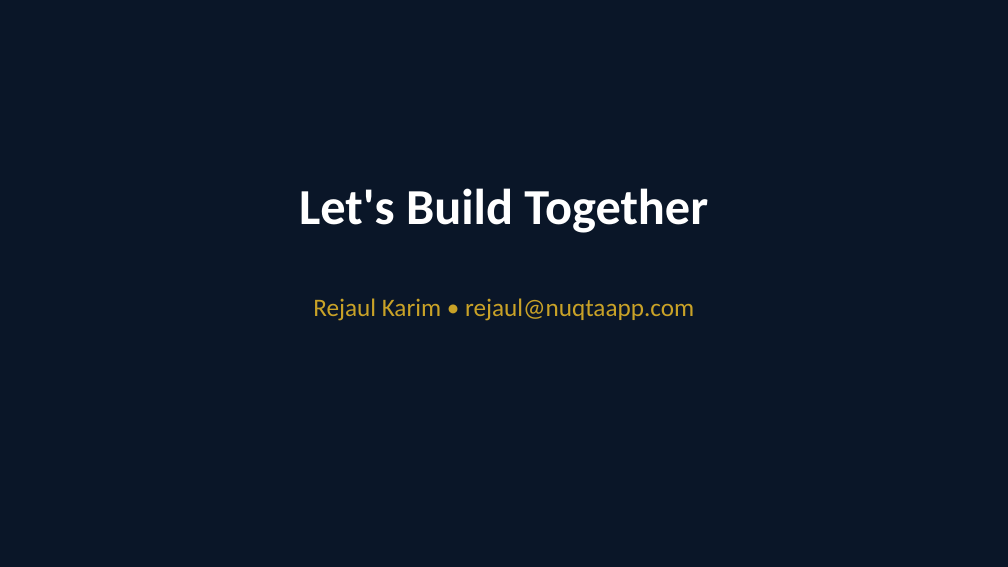
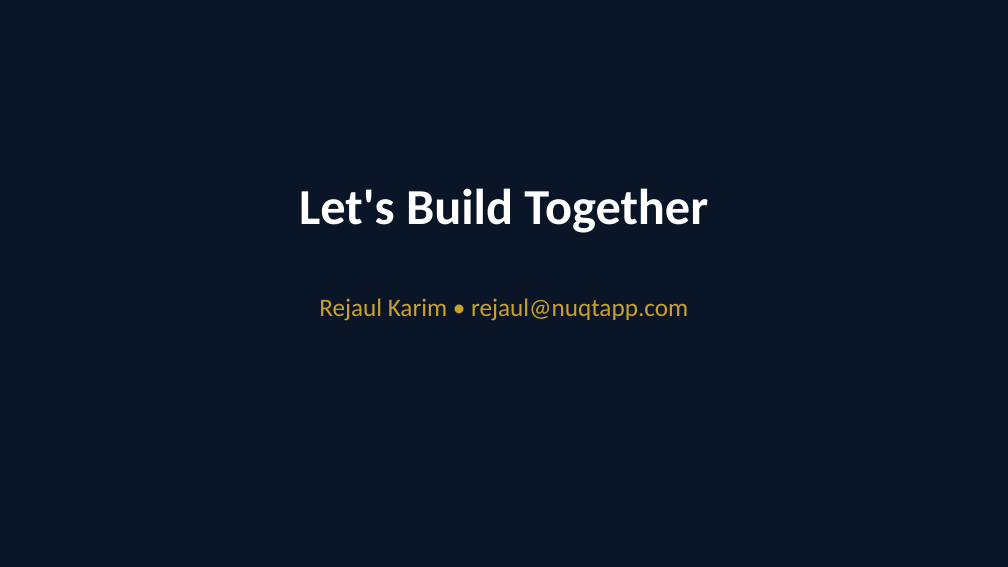
Before and after one commit to imrejaul007/nuqtaapp, a slide deck: slide 25 of Nuqta-Pitch-Deck-2026.pptx. Drawn at 1008x567 pixels with LibreOffice and Linux fonts; fonts in the diff are those of the drawing. Boxes give left, top, right and bottom in pixels: in the first picture for what was removed or moved away, otherwise in the second. Text is boxed around its words. In the diff, an @@ line names an element or a change of style, - is before the commit and + after.

```diff
--- a/Nuqta-Pitch-Deck-2026.pptx
+++ b/Nuqta-Pitch-Deck-2026.pptx
@@ text at (319, 298, 688, 321): text changed @@
-Rejaul Karim • rejaul@nuqtaapp.com
+Rejaul Karim • rejaul@nuqtapp.com
```
Also in this commit, not shown: 2 other slides changed, 15 other files.
